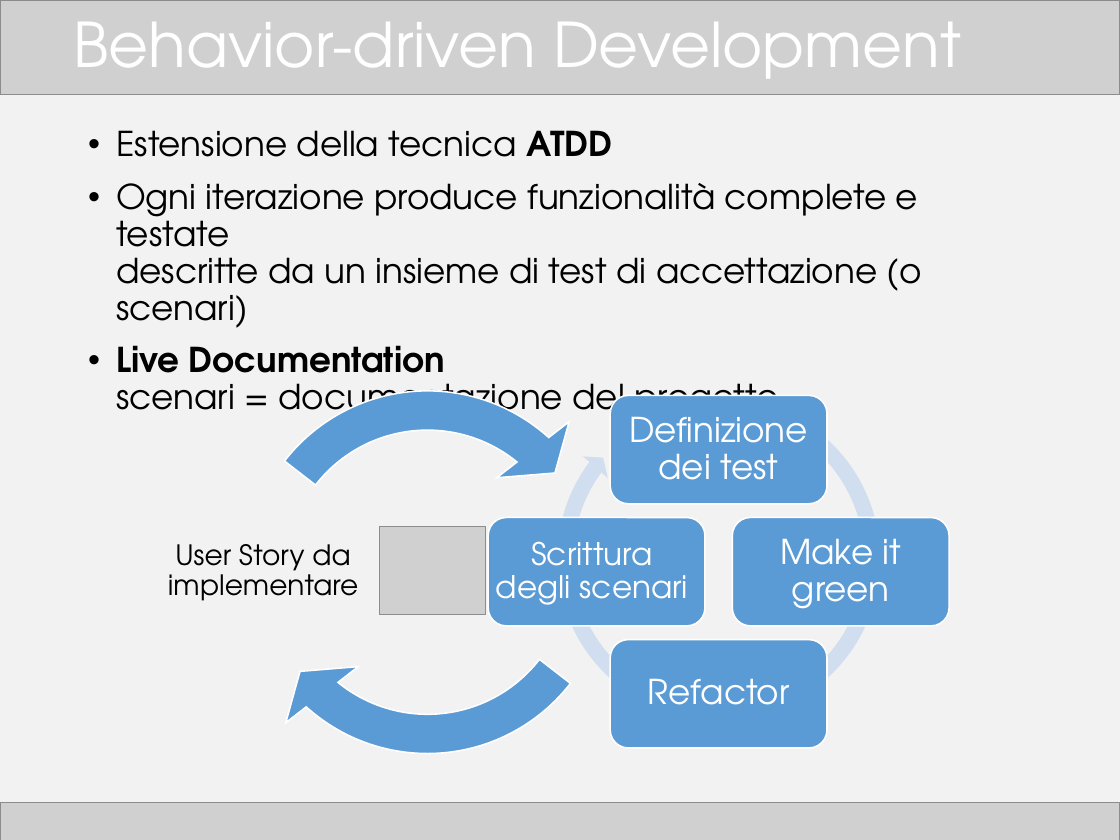
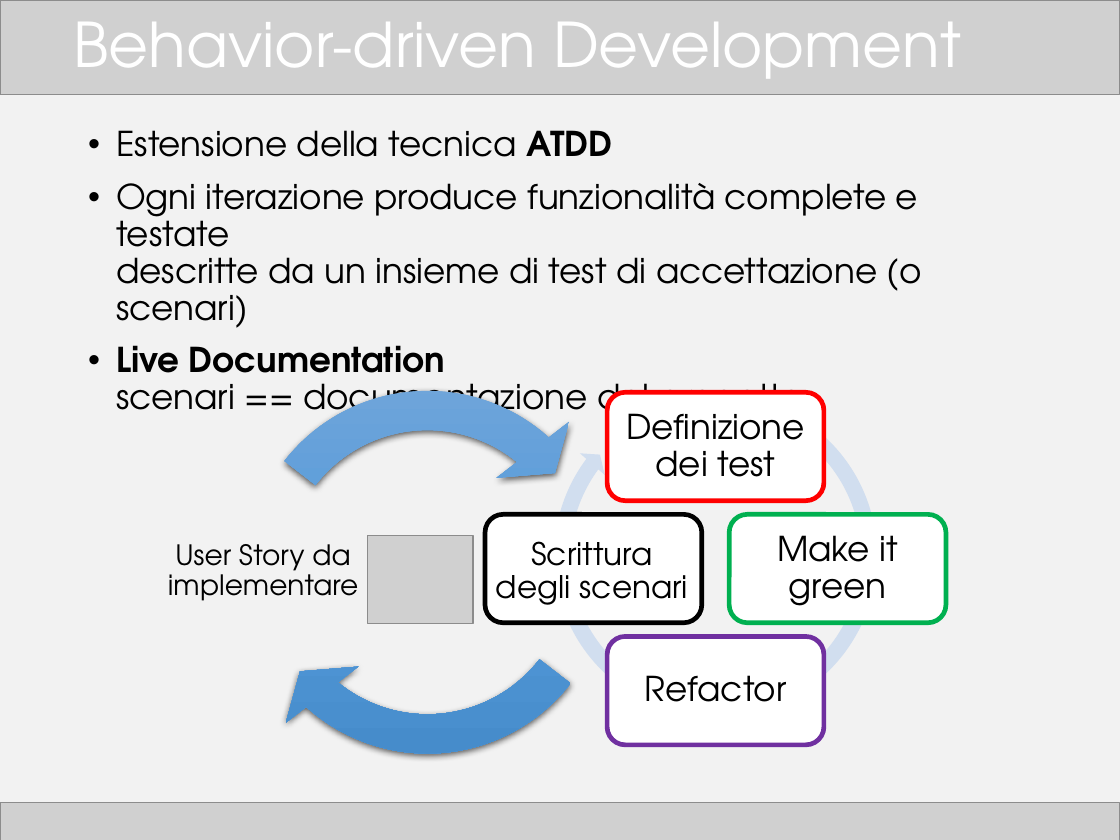
Before and after one commit to TTia/xblog-thesis, a slide deck: slide 4 of Presentazione.pptx. Drawn at 1120x840 pixels with LibreOffice and Linux fonts; fonts in the diff are those of the drawing; grey boxes stand for pictures. Boxes give left, top, right and bottom in pixels: in the first picture for what was removed or moved away, otherwise in the second. Text is boxed around its words. In the diff, an @@ line names an element or a change of style, - is before the commit and + after.

Commit message:
Presentazione

```diff
--- a/Presentazione.pptx
+++ b/Presentazione.pptx
@@ text at <box>116,345,803,426</box>: text changed @@
-• Live Documentation
-  scenari = documentazione del progetto
+• Live Documentation
+  scenari == documentazione del progetto
@@ circular arrow at <box>221,366,635,781</box>: fill #5B9BD5 to gradient #71A6DB to #559BDB to #448ACA; outline #FFFFFF 1 pt to none; shadow on @@
@@ circular arrow at <box>221,365,635,780</box>: fill #5B9BD5 to gradient #71A6DB to #559BDB to #448ACA; outline #FFFFFF 1 pt to none; shadow on @@
@@ rounded rectangle at <box>607,392,824,501</box>: fill #5B9BD5 to #FFFFFF; outline #FFFFFF 1 pt to #FF0000 3 pt @@
@@ picture: place and size @@
-picture at <box>380,526,485,614</box>
+picture at <box>367,535,473,623</box>
@@ 4 rounded rectangles, 1 circular arrow: place and size @@
-4 rounded rectangles, 1 circular arrow at <box>488,389,950,748</box>
+4 rounded rectangles, 1 circular arrow at <box>485,385,946,745</box>
@@ rounded rectangle at <box>485,514,702,623</box>: fill #5B9BD5 to #FFFFFF; outline #FFFFFF 1 pt to #000000 3 pt @@
@@ rounded rectangle at <box>729,514,946,623</box>: fill #5B9BD5 to #FFFFFF; outline #FFFFFF 1 pt to #00B050 3 pt @@
@@ text colour #FFFFFF to #000000 in 4 elements at <box>496,541,688,605</box>, <box>645,675,787,702</box>, <box>626,413,805,477</box>, <box>777,535,898,606</box> @@
@@ rounded rectangle at <box>607,636,824,745</box>: fill #5B9BD5 to #FFFFFF; outline #FFFFFF 1 pt to #7030A0 3 pt @@
```
Also in this commit, not shown: 15 other slides changed, 1 other file.
